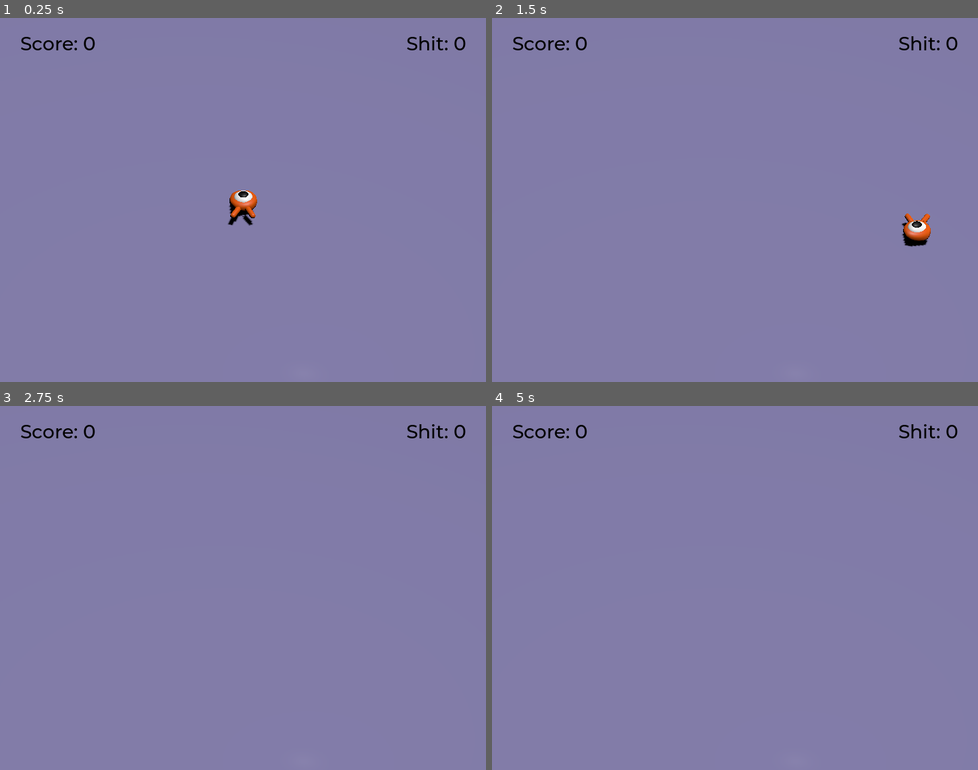
Above: before the commit, frames 1-4 (two rows, left to right).
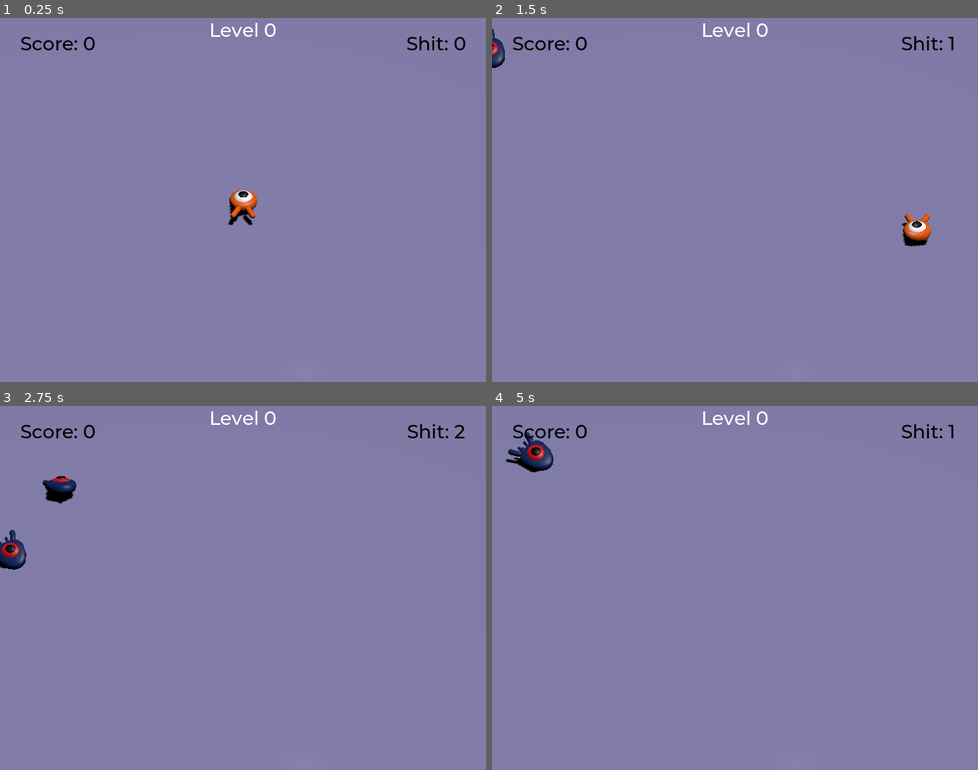
Above: after the commit, the same moments.

Repository: nilodude/squash_the_creeps_start_1.1.0
Game: Godot game, scene res://main.tscn
Same seed, same stepped clock (60 frames per second), same inputs: the game is played once before the commit and once after it.
Inputs:
- Up to frame 1 (0.25 s): no input
- Up to frame 2 (1.5 s): tap Enter (ui_accept) at 0.5, 1.35 s; hold D (move_right) 0.53-1.28 s; hold Enter (ui_accept) 0.53-1.28 s; tap Space (jump) at 0.77 s; hold S (move_back) from 1.28 s (still down)
- Up to frame 3 (2.75 s): tap Space (jump) at 1.52 s; release S (move_back) at 2.03 s; hold D (move_right) from 2.03 s (still down); hold Enter (ui_accept) from 2.03 s (still down)
- Up to frame 4 (5 s): release D (move_right) at 2.78 s; release Enter (ui_accept) at 2.78 s; hold W (move_forward) 2.78-3.53 s; tap Enter (ui_accept) at 2.85, 3.5, 4.35 s; tap Space (jump) at 3.02, 3.77, 4.52 s; hold Enter (ui_accept) 3.53-4.28 s; hold A (move_left) from 3.53 s (still down)

The runs differ from the first frame. In frame 1, 0.2% of the frame differs, in the area x 43-57%, y 1-6%; in frame 2, 0.6%; in frame 3, 1.1%, in the area x 0-96%, y 1-45%; in frame 4, 1.0%.
Error before the commit: Invalid access to property or key '_on_mob_squashed' on a base object of type 'CharacterBody3D (player.gd)'. (res://main.gd:37)

Commit message:
level up

Diff:
--- /dev/null
+++ b/Level.gd
@@ -0,0 +1,7 @@
+extends Label
+
+var level = 0
+
+func levelup():
+	level += 1
+	text = "Level %s" % level
--- a/ScoreLabel.gd
+++ b/ScoreLabel.gd
@@ -1,7 +1,13 @@
 extends Label
+
+signal levelup
 
 var score = 0
 
 func _on_mob_squashed():
 	score += 1
 	text = "Score: %s" % score
+
+	if(score > 10):
+		score = 0
+		levelup.emit()
--- a/main.gd
+++ b/main.gd
@@ -2,17 +2,15 @@
 
 @export var mob_scene: PackedScene
 var mobSize = 0
-
+var level = 0
 # Called when the node enters the scene tree for the first time.
 func _ready():
 	$UserInterface/Retry.hide()
-
-func _unhandled_input(event):
-	if event.is_action_pressed("ui_accept") and $UserInterface/Retry.visible:
-		get_tree().reload_current_scene()
+	$UserInterface/LevelUp.hide()
+	$UserInterface/Level.text = "Level %s" % level
 
 func fall():
-	$UserInterface/Retry/gameoverLabel.text = "TA CAIO"
+	$UserInterface/Retry/gameover.text = "TA CAIO"
 	game_over()
 
 func game_over():
@@ -22,7 +20,7 @@
 
 func _on_mob_timer_timeout():
 	if(mobSize > 10):
-		$UserInterface/Retry/gameoverLabel.text = 'TOO MUCH SHIT'
+		$UserInterface/Retry/gameover.text = 'TOO MUCH SHIT'
 		game_over()
 	else:
 		var mob = mob_scene.instantiate()
@@ -34,10 +32,25 @@
 
 		mob.squashed.connect($UserInterface/ScoreLabel._on_mob_squashed.bind())
 		mob.squashed.connect($UserInterface/ShitLabel._on_mob_squashed.bind())
-		mob.squashed.connect($Player._on_mob_squashed.bind())
 
 		mob.outBounds.connect($UserInterface/ShitLabel._on_mob_out.bind())
 		mob.spawned.connect($UserInterface/ShitLabel._on_mob_spawned.bind())
 
 		add_child(mob)
 		mobSize = get_tree().get_nodes_in_group("mob").size()
+
+func levelup():
+	$UserInterface/LevelUp.show()
+	$MobTimer.stop()
+
+func nextLevel():
+	$MobTimer.start()
+	_ready()
+
+func _unhandled_input(event):
+	if (event.is_action_pressed("ui_accept")):
+		if($UserInterface/Retry.visible):
+			get_tree().reload_current_scene()
+		if($UserInterface/LevelUp.visible):
+			level += 1;
+			nextLevel()
--- a/main.tscn
+++ b/main.tscn
@@ -6,6 +6,7 @@
 [ext_resource type="FontFile" uid="uid://blw2522cjj4jt" path="res://fonts/Montserrat-Medium.ttf" id="4_p4nix"]
 [ext_resource type="Script" path="res://ScoreLabel.gd" id="5_c5l32"]
 [ext_resource type="Script" path="res://ShitLabel.gd" id="6_e6g5g"]
+[ext_resource type="Script" path="res://Level.gd" id="7_3icu4"]
 
 [sub_resource type="BoxShape3D" id="BoxShape3D_e0x7u"]
 size = Vector3(40, 1, 50)
@@ -148,7 +149,7 @@
 grow_vertical = 2
 color = Color(0.0235294, 0, 0.0980392, 0.34902)
 
-[node name="gameoverLabel" type="Label" parent="UserInterface/Retry"]
+[node name="gameover" type="Label" parent="UserInterface/Retry"]
 layout_mode = 1
 anchors_preset = 14
 anchor_top = 0.5
@@ -166,7 +167,7 @@
 autowrap_mode = 2
 script = SubResource("GDScript_or86t")
 
-[node name="Label3" type="Label" parent="UserInterface/Retry"]
+[node name="enga" type="Label" parent="UserInterface/Retry"]
 layout_mode = 1
 anchors_preset = 14
 anchor_top = 0.5
@@ -182,7 +183,7 @@
 vertical_alignment = 1
 autowrap_mode = 2
 
-[node name="Label2" type="Label" parent="UserInterface/Retry"]
+[node name="restart" type="Label" parent="UserInterface/Retry"]
 layout_mode = 1
 anchors_preset = 14
 anchor_top = 0.5
@@ -196,7 +197,63 @@
 text = "press enter to restart"
 horizontal_alignment = 1
 vertical_alignment = 1
+
+[node name="LevelUp" type="ColorRect" parent="UserInterface"]
+layout_mode = 1
+anchors_preset = 15
+anchor_right = 1.0
+anchor_bottom = 1.0
+grow_horizontal = 2
+grow_vertical = 2
+color = Color(0.0235294, 0, 0.0980392, 0.34902)
+
+[node name="levelCompleted" type="Label" parent="UserInterface/LevelUp"]
+layout_mode = 1
+anchors_preset = 14
+anchor_top = 0.5
+anchor_right = 1.0
+anchor_bottom = 0.5
+offset_left = 1.0
+offset_top = -99.5
+offset_right = 1.0
+offset_bottom = -59.5
+grow_horizontal = 2
+grow_vertical = 2
+theme_override_font_sizes/font_size = 120
+text = "LEVEL COMPLETED"
+horizontal_alignment = 1
+vertical_alignment = 1
+autowrap_mode = 2
+script = SubResource("GDScript_or86t")
+
+[node name="continue" type="Label" parent="UserInterface/LevelUp"]
+layout_mode = 1
+anchors_preset = 14
+anchor_top = 0.5
+anchor_right = 1.0
+anchor_bottom = 0.5
+offset_top = 96.0
+offset_bottom = 122.0
+grow_horizontal = 2
+grow_vertical = 2
+theme_override_font_sizes/font_size = 18
+text = "press enter to continue"
+horizontal_alignment = 1
+vertical_alignment = 1
+
+[node name="Level" type="Label" parent="UserInterface"]
+layout_mode = 1
+anchors_preset = 5
+anchor_left = 0.5
+anchor_right = 0.5
+offset_left = -40.5
+offset_right = 40.5
+offset_bottom = 39.0
+grow_horizontal = 2
+text = "Level "
+script = ExtResource("7_3icu4")
 
 [connection signal="die" from="Player" to="." method="game_over"]
 [connection signal="die" from="Player" to="." method="fall"]
 [connection signal="timeout" from="MobTimer" to="." method="_on_mob_timer_timeout"]
+[connection signal="levelup" from="UserInterface/ScoreLabel" to="." method="levelup"]
Not shown: 1 places in main.tscn that only renumber resources
Not shown, changed: export/platsa.exe
